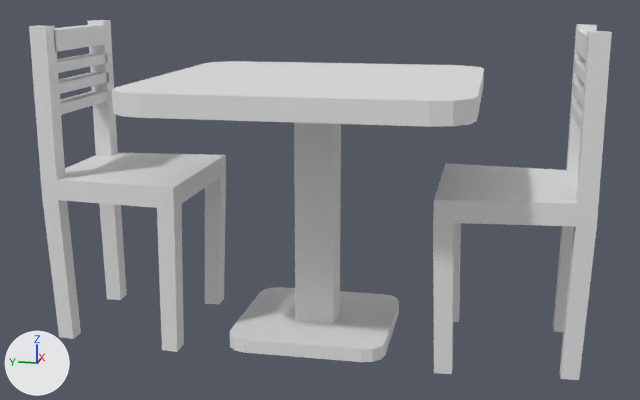
Renders of the FBX model Assets/3dmodels/Table.fbx from each side of a commit.
One viewpoint serves both versions: a 50 mm camera at (-0.88, 21.28, 2.05) aimed at (4.13, 22.28, 0.8). The lights are fixed; the arrows at lower left show +X, +Y and +Z. The older version comes first. Where no turn or scale is listed for an object, it has been applied to the vertices.
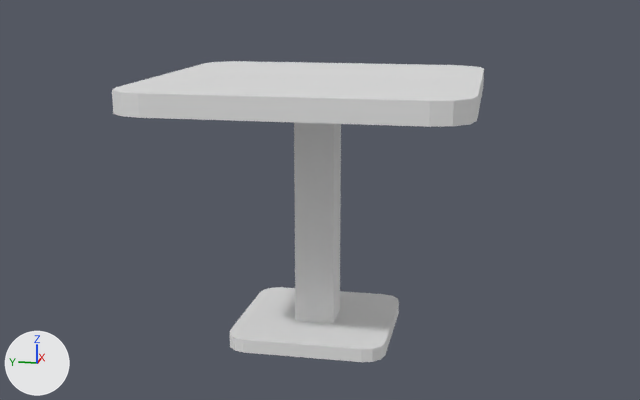
Location of each change, [x1, y1, x2, y2] in pixels of the pictures (640 x 400 px):
'Cube.018', deleted: before [29, 20, 226, 352]
'Cube.017', deleted: before [433, 24, 612, 380]

The change, as a list of edits to the scene's bpy script:
```text
Remove ob_cube_018:
    ob_cube_018 = bpy.data.objects.new('Cube.018', me_cube_030)
    ob_cube_018.location = (4.131, 23.429, 0.889)
    ob_cube_018.rotation_euler = (-3.142, 0.0, 0.0)  # degrees (-180, 0, 0)
    ob_cube_018.scale = (-0.415, -0.415, -0.0609)
Remove ob_cube_017:
    ob_cube_017 = bpy.data.objects.new('Cube.017', me_cube_031)
    ob_cube_017.location = (4.131, 21.168, 0.889)
```
